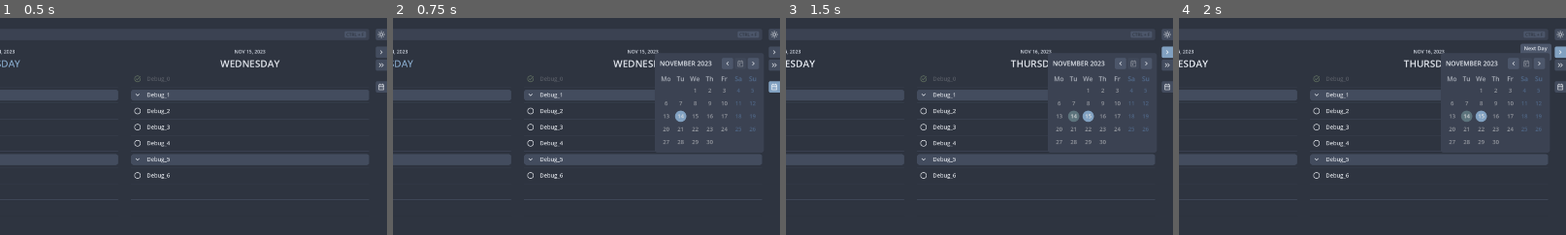
Above: before the commit, frames 1-4 (left to right).
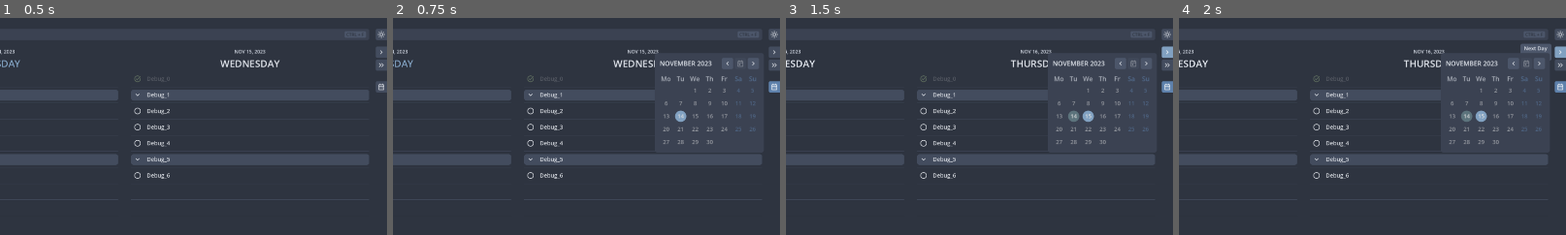
Above: after the commit, the same moments.

Repository: njamster/habituary
Game: Godot game, scene res://entry_point/entry_point.tscn
The game is run twice, just before and just after one commit, with the same random seed, the same clock (stepped at 60 frames per second) and the same inputs.
Inputs (mouse positions are % of the whole screen's width and height, from its top left):
- Up to frame 1 (0.5 s): no input
- Up to frame 2 (0.75 s): click (99, 16) at 0.5 s
- Up to frame 3 (1.5 s): click (99, 8) at 1.25 s
- Up to frame 4 (2 s): no input
The pictures show only the part of the screen within x 50-100%, y 0-50%; the shares and areas given below are measured in that part.

Frame 1 is identical in both runs. In frame 2, 0.1% of the frame differs, in the area x 97-100%, y 29-35%; in frame 3, 0.2%, in the area x 96-100%, y 29-35%; in frame 4, 0.2%.

Commit message:
Keep calendar button pressed while widget is open
- Fixes the detection of `unhandled_input` clicks in the main window.
  That is, the calendar widget is again hidden properly now when the
  user is clicking outside of it/somewhere in the background. This also
  affects the settings overlay and the editing mode of a to-do, which
  can be both quit by clicking outside as well again now.
- Introduces a new `disabled` property to tooltips, which can be set to
  `true` to prevent the tooltip from spawning without having to set its
  text to an empty string each time. While the calendar widget is shown
  (i.e. its button is pressed), the button's tooltip is disabled.

Diff:
--- a/custom/tooltip.gd
+++ b/custom/tooltip.gd
@@ -10,6 +10,8 @@
 			_position_tooltip()
 
 @export var input_action : String
+
+@export var disabled := false
 
 @export var text_alignment := HORIZONTAL_ALIGNMENT_CENTER
 
@@ -60,7 +62,7 @@
 func show_tooltip() -> void:
 	_contains_mouse_cursor = true
 
-	if not text:
+	if disabled or not text:
 		return
 
 	if get_parent() is BaseButton and get_parent().disabled and not show_on_disabled_buttons:
--- a/main_window/list_view/day_panel/day_panel.gd
+++ b/main_window/list_view/day_panel/day_panel.gd
@@ -152,7 +152,7 @@
 
 func _on_view_mode_changed(view_mode : int) -> void:
 	if view_mode == 1:
-		$Header/Tooltip.text = ""
+		$Header/Tooltip.disabled = true
 		$Header/Tooltip.hide_tooltip()
 	else:
-		$Header/Tooltip.text = "Double-Click To Zoom In"
+		$Header/Tooltip.disabled = false
--- a/main_window/list_view/day_panel/day_panel.tscn
+++ b/main_window/list_view/day_panel/day_panel.tscn
@@ -59,6 +59,7 @@
 
 [node name="Tooltip" type="Node" parent="Header"]
 script = ExtResource("2_wbwrx")
+text = "Double-Click To Zoom In"
 popup_position = 4
 
 [node name="ScrollUpButton" parent="." instance=ExtResource("2_4oqj4")]
--- a/main_window/list_view/day_panel/todo_list/todo_item/todo_item.gd
+++ b/main_window/list_view/day_panel/todo_list/todo_item/todo_item.gd
@@ -82,6 +82,7 @@
 				%Delete.text = "Delete To-Do"
 				%FoldHeading.hide()
 				%CheckBox.show()
+			%Delete.get_node("Tooltip").text = %Delete.text
 			_on_editing_options_resized()
 			%Heading.button_pressed = is_heading
 
@@ -140,6 +141,7 @@
 				%Bookmark.get_node("Tooltip").text = %Bookmark.get_node("Tooltip").text.replace("Remove", "Add")
 				%Bookmark.text = %Bookmark.text.replace("Remove", "Add")
 				%BookmarkIndicator.hide()
+			%Bookmark.get_node("Tooltip").text = %Bookmark.text
 
 			if text:
 				if is_bookmarked:
@@ -152,6 +154,7 @@
 	# manually trigger setters
 	text = text
 	state = state
+	is_heading = is_heading
 	is_bookmarked = is_bookmarked
 
 	_apply_formatting()
@@ -509,31 +512,19 @@
 	if %EditingOptions.size.x < 370:
 		%FormatLabel.hide()
 
-		if is_heading:
-			%Delete.get_node("Tooltip").text = "Delete Heading"
-		else:
-			%Delete.get_node("Tooltip").text = "Delete To-Do"
-		%Delete.text = ""
-
-		if is_bookmarked:
-			%Bookmark.get_node("Tooltip").text = "Remove Bookmark"
-		else:
-			%Bookmark.get_node("Tooltip").text = "Add Bookmark"
-		%Bookmark.text = ""
+		%Delete.clip_text = true
+		%Delete.get_node("Tooltip").disabled = false
+
+		%Bookmark.clip_text = true
+		%Bookmark.get_node("Tooltip").disabled = false
 	else:
 		%FormatLabel.show()
 
-		if is_heading:
-			%Delete.text = "Delete Heading"
-		else:
-			%Delete.text = "Delete To-Do"
-		%Delete.get_node("Tooltip").text = ""
-
-		%Bookmark.get_node("Tooltip").text = ""
-		if is_bookmarked:
-			%Bookmark.text = "Remove Bookmark"
-		else:
-			%Bookmark.text = "Add Bookmark"
+		%Delete.clip_text = false
+		%Delete.get_node("Tooltip").disabled = true
+
+		%Bookmark.clip_text = false
+		%Bookmark.get_node("Tooltip").disabled = true
 
 
 func _check_for_search_query_match() -> void:
--- /dev/null
+++ b/main_window/main_panel.gd
@@ -0,0 +1,36 @@
+@tool
+extends MarginContainer
+
+@export var minimum_vertical_margin := 8:
+	set(value):
+		minimum_vertical_margin = value
+		if is_inside_tree():
+			add_theme_constant_override("margin_top", minimum_vertical_margin)
+			add_theme_constant_override("margin_bottom", minimum_vertical_margin)
+
+
+func _ready() -> void:
+	if Engine.is_editor_hint():
+		return
+
+	get_window().min_size = Vector2i(
+		# FIXME: get rid of those hardcoded values
+		2 * 28 + 2 * 16 + 160,
+		2 * minimum_vertical_margin + 28 + 16 + 61 + 5 * 40
+	)
+	get_tree().get_root().size_changed.connect(_on_window_size_changed)
+	_on_window_size_changed()
+
+
+func _on_window_size_changed() -> void:
+	if Engine.is_editor_hint():
+		return
+
+	var window_height := DisplayServer.window_get_size().y
+
+	var todo_list_height := window_height - 28 - 16 - 2 * minimum_vertical_margin - 61
+	var todo_item_height := 40
+
+	var total_vertical_margin = 2 * minimum_vertical_margin + todo_list_height % todo_item_height
+	add_theme_constant_override("margin_top", floor(0.5 * total_vertical_margin))
+	add_theme_constant_override("margin_bottom", ceil(0.5 * total_vertical_margin))
--- a/main_window/main_window.gd
+++ b/main_window/main_window.gd
@@ -1,40 +1,4 @@
-@tool
-extends MarginContainer
-
-@export var minimum_vertical_margin := 8:
-	set(value):
-		minimum_vertical_margin = value
-		if is_inside_tree():
-			add_theme_constant_override("margin_top", minimum_vertical_margin)
-			add_theme_constant_override("margin_bottom", minimum_vertical_margin)
-
-
-
-func _ready() -> void:
-	if Engine.is_editor_hint():
-		return
-
-	get_window().min_size = Vector2i(
-		# FIXME: get rid of those hardcoded values
-		2 * 28 + 2 * 16 + 160,
-		2 * minimum_vertical_margin + 28 + 16 + 61 + 5 * 40
-	)
-	get_tree().get_root().size_changed.connect(_on_window_size_changed)
-	_on_window_size_changed()
-
-
-func _on_window_size_changed() -> void:
-	if Engine.is_editor_hint():
-		return
-
-	var window_height := DisplayServer.window_get_size().y
-
-	var todo_list_height := window_height - 28 - 16 - 2 * minimum_vertical_margin - 61
-	var todo_item_height := 40
-
-	var total_vertical_margin = 2 * minimum_vertical_margin + todo_list_height % todo_item_height
-	add_theme_constant_override("margin_top", floor(0.5 * total_vertical_margin))
-	add_theme_constant_override("margin_bottom", ceil(0.5 * total_vertical_margin))
+extends Control
 
 
 func _unhandled_input(event: InputEvent) -> void:
--- a/main_window/main_window.tscn
+++ b/main_window/main_window.tscn
@@ -1,23 +1,26 @@
-[gd_scene load_steps=11 format=3 uid="uid://bdu13hjjrxtck"]
+[gd_scene load_steps=12 format=3 uid="uid://bdu13hjjrxtck"]
 
 [ext_resource type="Script" path="res://main_window/main_window.gd" id="1_cqr1i"]
 [ext_resource type="PackedScene" uid="uid://bbv588umdv0q4" path="res://main_window/side_panel/side_panel.tscn" id="1_rij1k"]
 [ext_resource type="PackedScene" uid="uid://bjv3cb21jdiu3" path="res://main_window/navigation_bar_left/navigation_bar_left.tscn" id="2_l73p5"]
 [ext_resource type="PackedScene" uid="uid://dgxug4yl0qg3x" path="res://main_window/appearance_widget/appearance_widget.tscn" id="2_qblvu"]
 [ext_resource type="PackedScene" uid="uid://dw6xo448aao72" path="res://main_window/top_bar/top_bar.tscn" id="2_tkl15"]
+[ext_resource type="Script" path="res://main_window/main_panel.gd" id="3_y34bb"]
 [ext_resource type="PackedScene" uid="uid://d0nq3bl1c4e0i" path="res://main_window/navigation_bar_right/navigation_bar_right.tscn" id="5_s2ne8"]
 [ext_resource type="PackedScene" uid="uid://bmrx40aplh6c1" path="res://main_window/extra_panels_widget/extra_panels_widget.tscn" id="6_1c6x1"]
 [ext_resource type="PackedScene" uid="uid://brgpa340xc1dn" path="res://main_window/overlay/overlay.tscn" id="7_77111"]
 [ext_resource type="PackedScene" uid="uid://esddcur57ihc" path="res://main_window/list_view/list_view.tscn" id="7_ajas6"]
 [ext_resource type="PackedScene" uid="uid://cih6c2f3oxfl0" path="res://main_window/drag_overlay/drag_overlay.tscn" id="7_mttq0"]
 
-[node name="Control" type="Control"]
+[node name="MainWindow" type="Control"]
 layout_mode = 3
 anchors_preset = 15
 anchor_right = 1.0
 anchor_bottom = 1.0
 grow_horizontal = 2
 grow_vertical = 2
+mouse_filter = 1
+script = ExtResource("1_cqr1i")
 
 [node name="HBox" type="HBoxContainer" parent="."]
 layout_mode = 1
@@ -30,49 +33,50 @@
 
 [node name="SidePanel" parent="HBox" instance=ExtResource("1_rij1k")]
 layout_mode = 2
+mouse_filter = 1
 
-[node name="MainWindow" type="MarginContainer" parent="HBox"]
+[node name="MainPanel" type="MarginContainer" parent="HBox"]
 layout_mode = 2
 size_flags_horizontal = 3
 theme_override_constants/margin_top = 12
 theme_override_constants/margin_bottom = 12
-script = ExtResource("1_cqr1i")
+script = ExtResource("3_y34bb")
 minimum_vertical_margin = 12
 
-[node name="VBox" type="VBoxContainer" parent="HBox/MainWindow"]
+[node name="VBox" type="VBoxContainer" parent="HBox/MainPanel"]
 layout_mode = 2
 size_flags_horizontal = 3
 theme_override_constants/separation = 16
 
-[node name="TopBar" parent="HBox/MainWindow/VBox" instance=ExtResource("2_tkl15")]
+[node name="TopBar" parent="HBox/MainPanel/VBox" instance=ExtResource("2_tkl15")]
 layout_mode = 2
 
-[node name="HBox" type="HBoxContainer" parent="HBox/MainWindow/VBox"]
+[node name="HBox" type="HBoxContainer" parent="HBox/MainPanel/VBox"]
 layout_mode = 2
 size_flags_vertical = 3
 theme_override_constants/separation = 16
 
-[node name="ToolbarLeft" type="VBoxContainer" parent="HBox/MainWindow/VBox/HBox"]
+[node name="ToolbarLeft" type="VBoxContainer" parent="HBox/MainPanel/VBox/HBox"]
 layout_mode = 2
 theme_override_constants/separation = 0
 
-[node name="NavigationBarLeft" parent="HBox/MainWindow/VBox/HBox/ToolbarLeft" instance=ExtResource("2_l73p5")]
+[node name="NavigationBarLeft" parent="HBox/MainPanel/VBox/HBox/ToolbarLeft" instance=ExtResource("2_l73p5")]
 layout_mode = 2
 
-[node name="ExtraPanelsWidget" parent="HBox/MainWindow/VBox/HBox/ToolbarLeft" instance=ExtResource("6_1c6x1")]
+[node name="ExtraPanelsWidget" parent="HBox/MainPanel/VBox/HBox/ToolbarLeft" instance=ExtResource("6_1c6x1")]
 layout_mode = 2
 
-[node name="ListView" parent="HBox/MainWindow/VBox/HBox" instance=ExtResource("7_ajas6")]
+[node name="ListView" parent="HBox/MainPanel/VBox/HBox" instance=ExtResource("7_ajas6")]
 layout_mode = 2
 size_flags_horizontal = 3
 
-[node name="ToolbarRight" type="VBoxContainer" parent="HBox/MainWindow/VBox/HBox"]
+[node name="ToolbarRight" type="VBoxContainer" parent="HBox/MainPanel/VBox/HBox"]
 layout_mode = 2
 
-[node name="NavigationBarRight" parent="HBox/MainWindow/VBox/HBox/ToolbarRight" instance=ExtResource("5_s2ne8")]
+[node name="NavigationBarRight" parent="HBox/MainPanel/VBox/HBox/ToolbarRight" instance=ExtResource("5_s2ne8")]
 layout_mode = 2
 
-[node name="AppearanceWidget" parent="HBox/MainWindow/VBox/HBox/ToolbarRight" instance=ExtResource("2_qblvu")]
+[node name="AppearanceWidget" parent="HBox/MainPanel/VBox/HBox/ToolbarRight" instance=ExtResource("2_qblvu")]
 layout_mode = 2
 size_flags_vertical = 10
 
--- a/main_window/navigation_bar_right/navigation_bar_right.gd
+++ b/main_window/navigation_bar_right/navigation_bar_right.gd
@@ -3,6 +3,7 @@
 
 func _ready() -> void:
 	EventBus.view_mode_changed.connect(_on_view_mode_changed)
+	EventBus.overlay_closed.connect(_on_overlay_closed)
 
 
 func _on_next_day_pressed() -> void:
@@ -20,6 +21,17 @@
 		$ShiftViewForward/Tooltip.text = "Move %d Days Forward" % view_mode
 
 
-func _on_calendar_pressed() -> void:
+func _on_calendar_toggled(toggled_on: bool) -> void:
 	EventBus.calendar_button_pressed.emit()
 	$Calendar/Tooltip.hide_tooltip()
+
+	if toggled_on:
+		$Calendar/Tooltip.disabled = true
+	else:
+		$Calendar/Tooltip.disabled = false
+
+
+func _on_overlay_closed() -> void:
+	if $Calendar.button_pressed:
+		$Calendar.set_pressed_no_signal(false)
+		$Calendar/Tooltip.disabled = false
--- a/main_window/navigation_bar_right/navigation_bar_right.tscn
+++ b/main_window/navigation_bar_right/navigation_bar_right.tscn
@@ -64,6 +64,7 @@
 focus_mode = 0
 mouse_default_cursor_shape = 2
 theme_type_variation = &"RightSidebarButton"
+toggle_mode = true
 shortcut = SubResource("Shortcut_ok4mv")
 shortcut_in_tooltip = false
 icon = ExtResource("3_3qcru")
@@ -74,4 +75,4 @@
 
 [connection signal="pressed" from="NextDay" to="." method="_on_next_day_pressed"]
 [connection signal="pressed" from="ShiftViewForward" to="." method="_on_shift_view_forward_pressed"]
-[connection signal="pressed" from="Calendar" to="." method="_on_calendar_pressed"]
+[connection signal="toggled" from="Calendar" to="." method="_on_calendar_toggled"]
